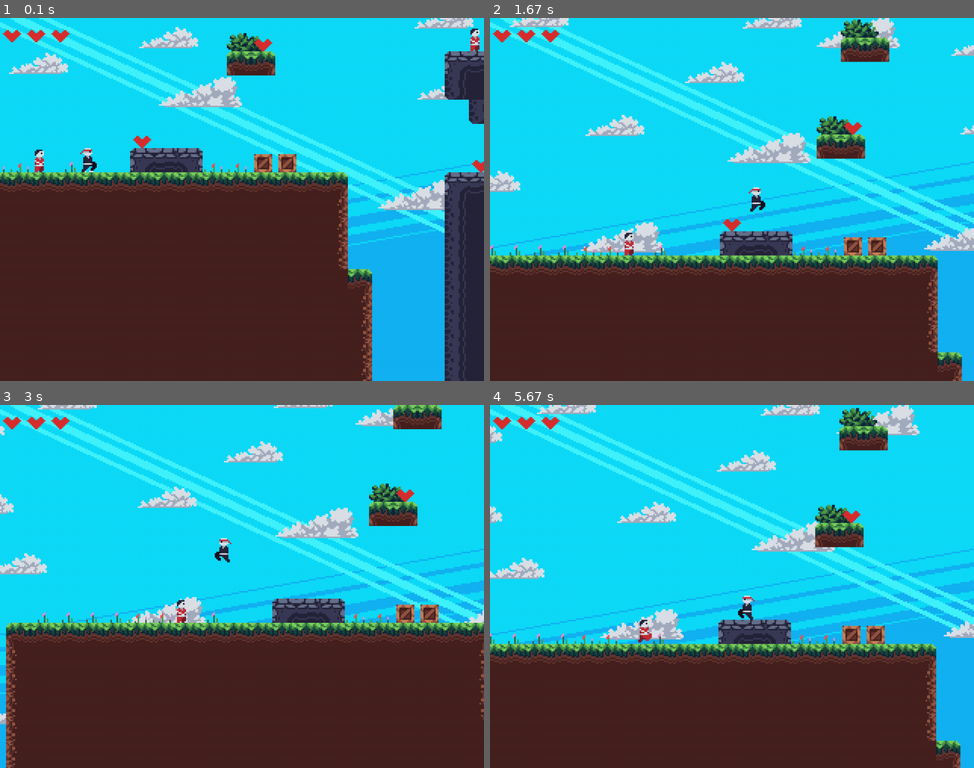
Above: before the commit, frames 1-4 (two rows, left to right).
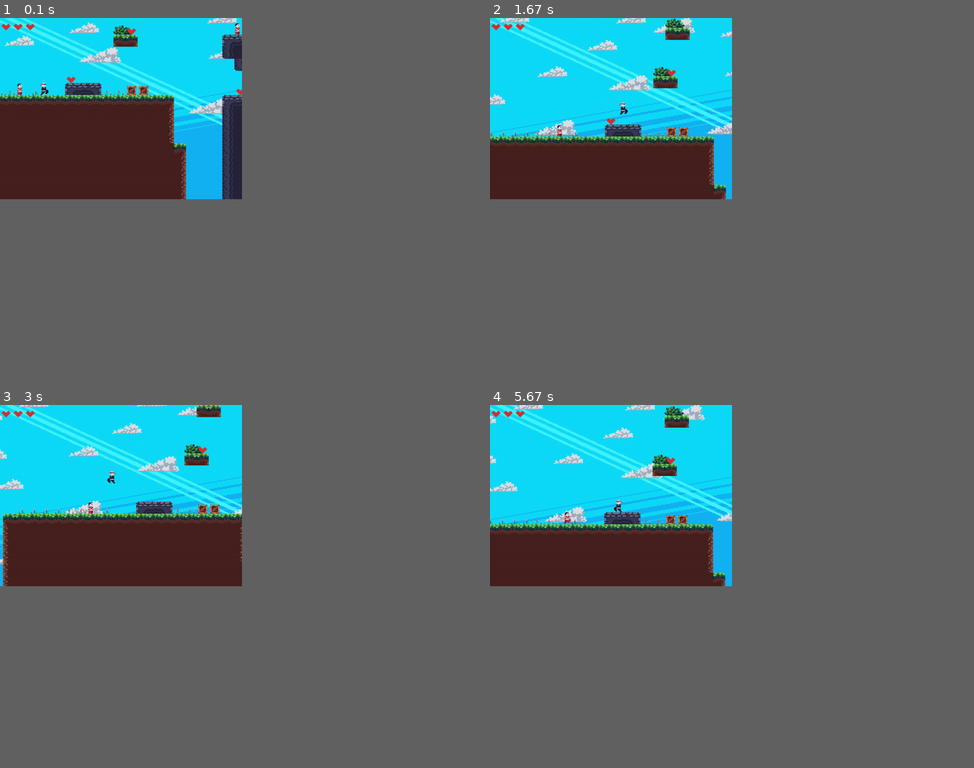
Above: after the commit, the same moments.

Repository: AndreKest/pygame-jumpNRun
Game: pygame game, started from game.py
The game is run twice, just before and just after one commit, with the same random seed, the same clock (stepped at 60 frames per second) and the same inputs.
Inputs:
- Up to frame 1 (0.1 s): no input
- Up to frame 2 (1.67 s): hold D 0.33-0.8 s; hold W 0.83-1.13 s; hold D 1.17-1.63 s
- Up to frame 3 (3 s): hold A 1.67-2.2 s; hold A 2.23-2.63 s; hold W from 2.67 s (still down)
- Up to frame 4 (5.67 s): release W at 3.03 s; hold D 3.07-3.7 s; hold A 3.73-4.2 s; hold D 4.23-4.7 s; hold W 4.73-5.03 s; hold D 5.07-5.53 s; hold A from 5.57 s (still down)
In our replay, the window is 900x675 before the commit and 450x337 after it. These sizes can differ from the game's own. Grey fills any space a smaller window leaves; there, only what the larger window draws over its background counts as a difference.

The runs differ from the first frame. In frame 1, 55% of the frame differs, in the area x 0-100%, y 0-100%; in frame 2, 61%; in frame 3, 54%; in frame 4, 61%.

Commit message:
add lost heart with high fall

Diff:
--- a/game.py
+++ b/game.py
@@ -15,14 +15,13 @@
 
         # Erstelle Fenster
         pygame.display.set_caption("Jump N Run")            # Fenstername festlegen
-        self.screen = pygame.display.set_mode((640*2, 480*2))   # Legt die Fenstergröße fest
+        self.screen = pygame.display.set_mode((640, 480))   # Legt die Fenstergröße fest
         self.display = pygame.Surface((320, 240))           # Erstellt eine Fläche
 
         # Lege FPS fest
         self.clock = pygame.time.Clock()
 
         # Bewegung des Bildschirms
-        self.img_pos = [160*2, 260*2]
         self.movement = [False, False]
 
         # Lade Assets (Bilder)
--- a/scripts/entities.py
+++ b/scripts/entities.py
@@ -186,8 +186,13 @@
 
         self.air_time += 1
         if self.collisions['down']:
+            # Verliere ein Leben, wenn Spieler zu hoch springt und auf den Boden fällt
+            if self.air_time > 90:
+                self.game.live -= 1
+
             self.air_time = 0
             self.jumps = 2
+
 
         if self.air_time > 120:
             self.game.dead += 1
